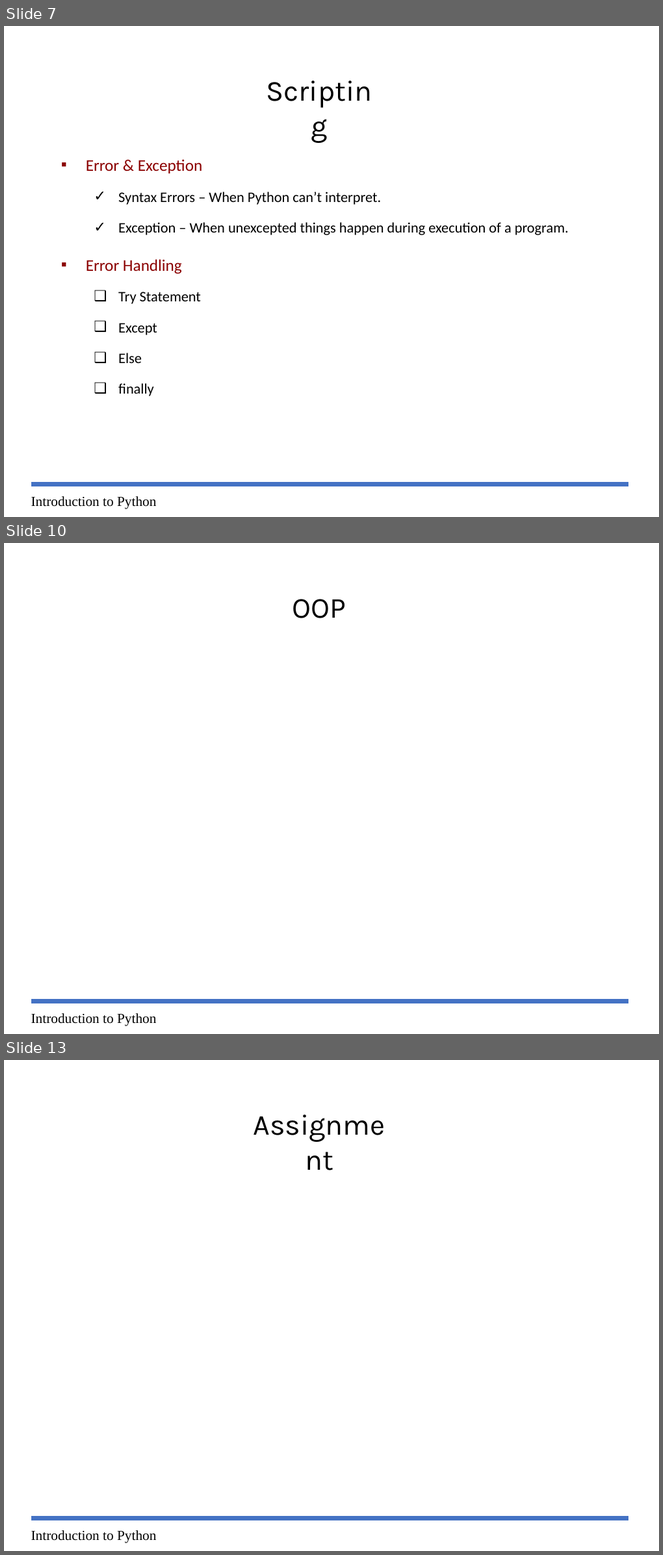
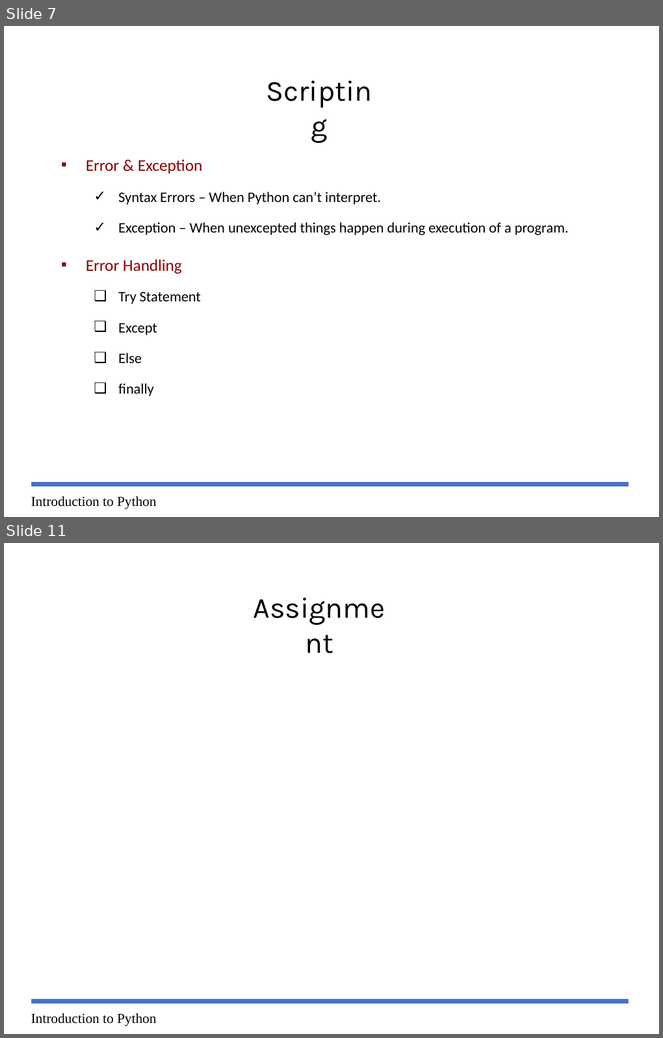
Before and after one commit to paul-pias/Python-Workshop, a slide deck: Course_Content/Class-3/Py-Workshop-3-.pptx. Shown one above the other, each under a label of ours: slides 7, 10 and 13 before the commit, slides 7 and 11 after it; the slides between them are not shown. The pictures are 663x1555 and 663x1038 pixels, drawn with LibreOffice and Linux fonts; fonts in the diff are those of the drawing. Boxes give left, top, right and bottom in pixels: in the first picture for what was removed or moved away, otherwise in the second. Text is boxed around its words. In the diff, an @@ line names an element or a change of style, - is before the commit and + after.

```diff
--- a/Course_Content/Class-3/Py-Workshop-3-.pptx
+++ b/Course_Content/Class-3/Py-Workshop-3-.pptx
@@ slide 10 removed at box(4, 543, 659, 1034), background #FFFFFF @@
@@ text removed at box(293, 599, 347, 618) @@
-OOP
@@ rectangle removed at box(40, 776, 620, 796) @@
@@ line removed from (31, 1002) to (629, 1002) @@
@@ text removed at box(31, 1014, 156, 1027) @@
-Introduction to Python
@@ what was slide 13 is now slide 11 @@
```
Also in this commit, not shown: 4 slides changed, 1 other slide removed, 2 other files.
